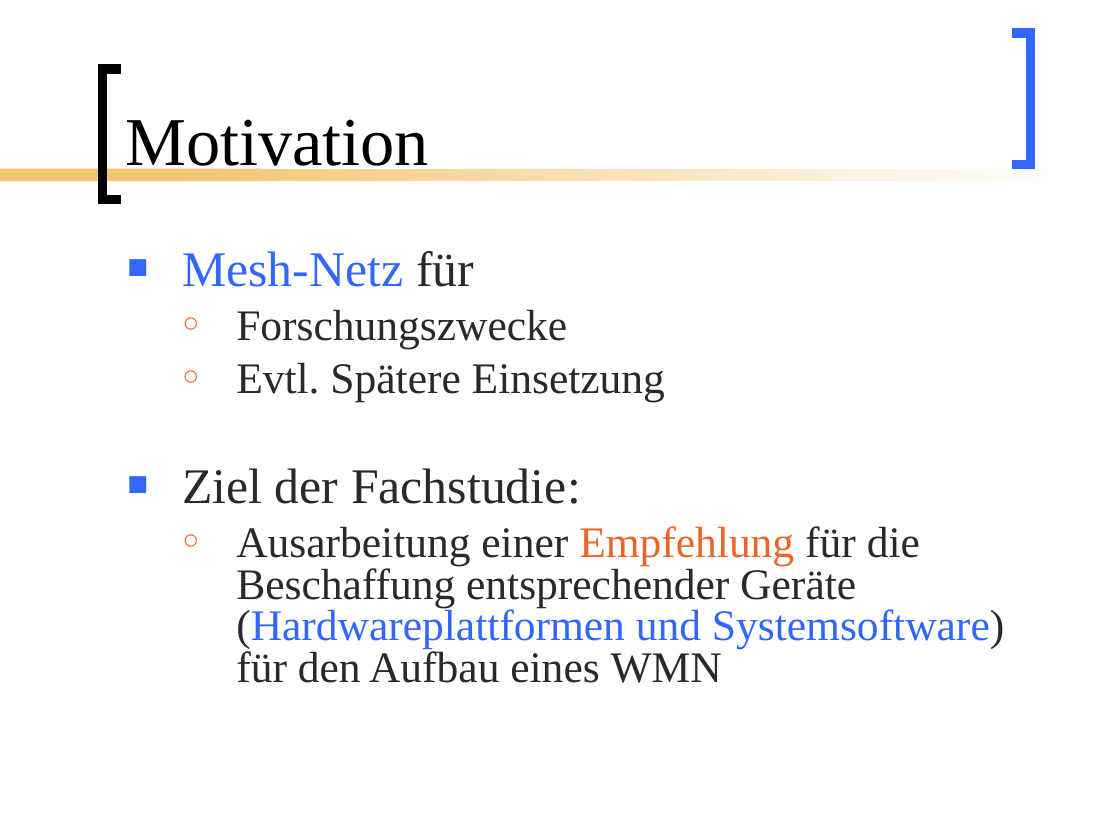
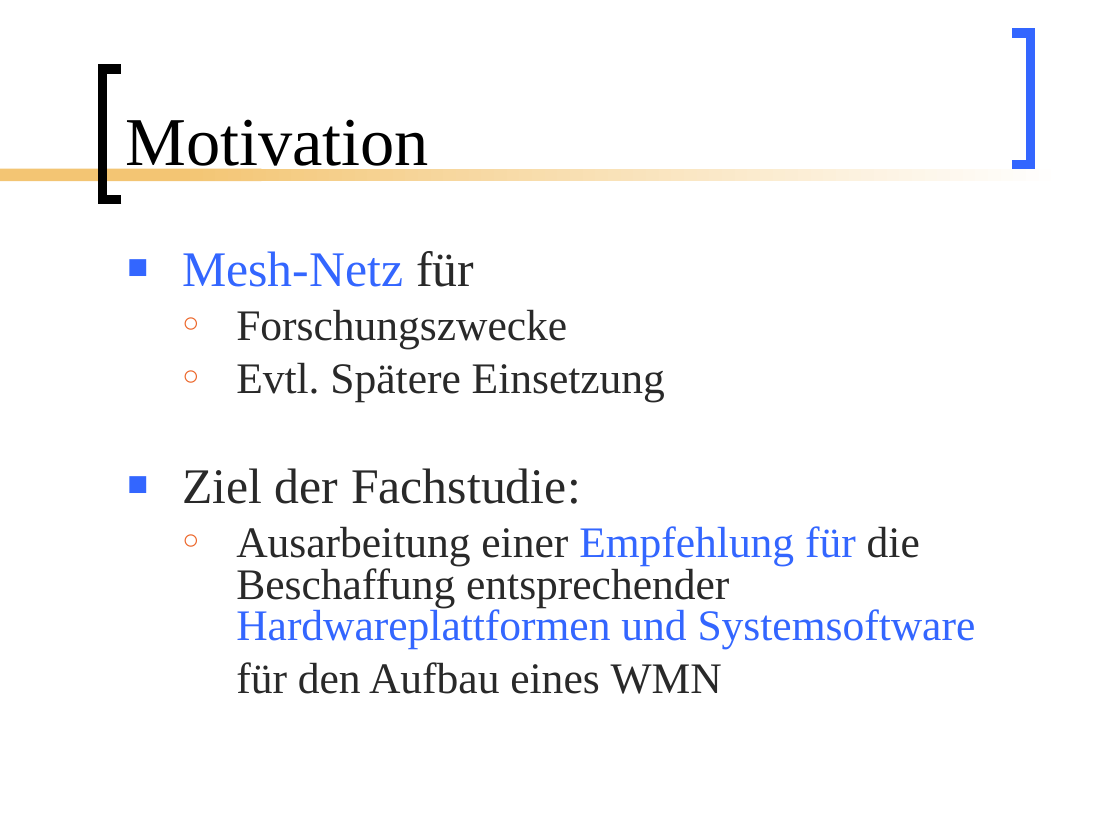
Before and after one commit to BackupTheBerlios/mesh2nexus-svn, a slide deck: slide 3 of documents/folien/Mesh_Vortrag.ppt. Drawn at 1120x840 pixels with LibreOffice and Linux fonts; fonts in the diff are those of the drawing. Boxes give left, top, right and bottom in pixels: in the first picture for what was removed or moved away, otherwise in the second. Text is boxed around its words. In the diff, an @@ line names an element or a change of style, - is before the commit and + after.

```diff
--- a/documents/folien/Mesh_Vortrag.ppt
+++ b/documents/folien/Mesh_Vortrag.ppt
@@ text at (236,526,976,694): text changed @@
-  ○ Ausarbeitung einer Empfehlung für die Beschaffung entsprechender Geräte (Hardwareplattformen und Systemsoftware) für den Aufbau eines WMN
+  ○ Ausarbeitung einer Empfehlung für die Beschaffung entsprechender Hardwareplattformen und Systemsoftware
+  für den Aufbau eines WMN
```
Also in this commit, not shown: 14 other slides changed, 1 slide removed.
